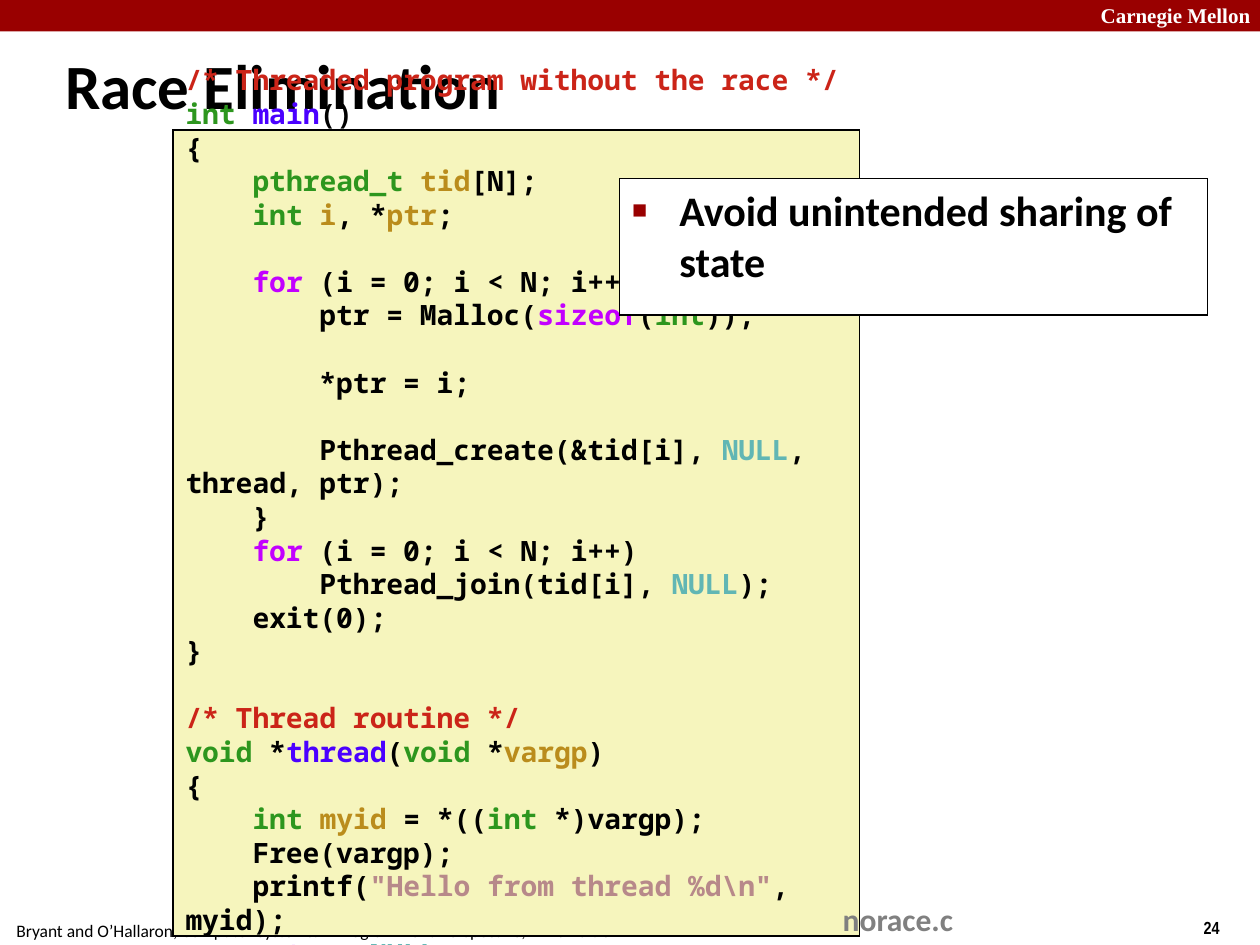
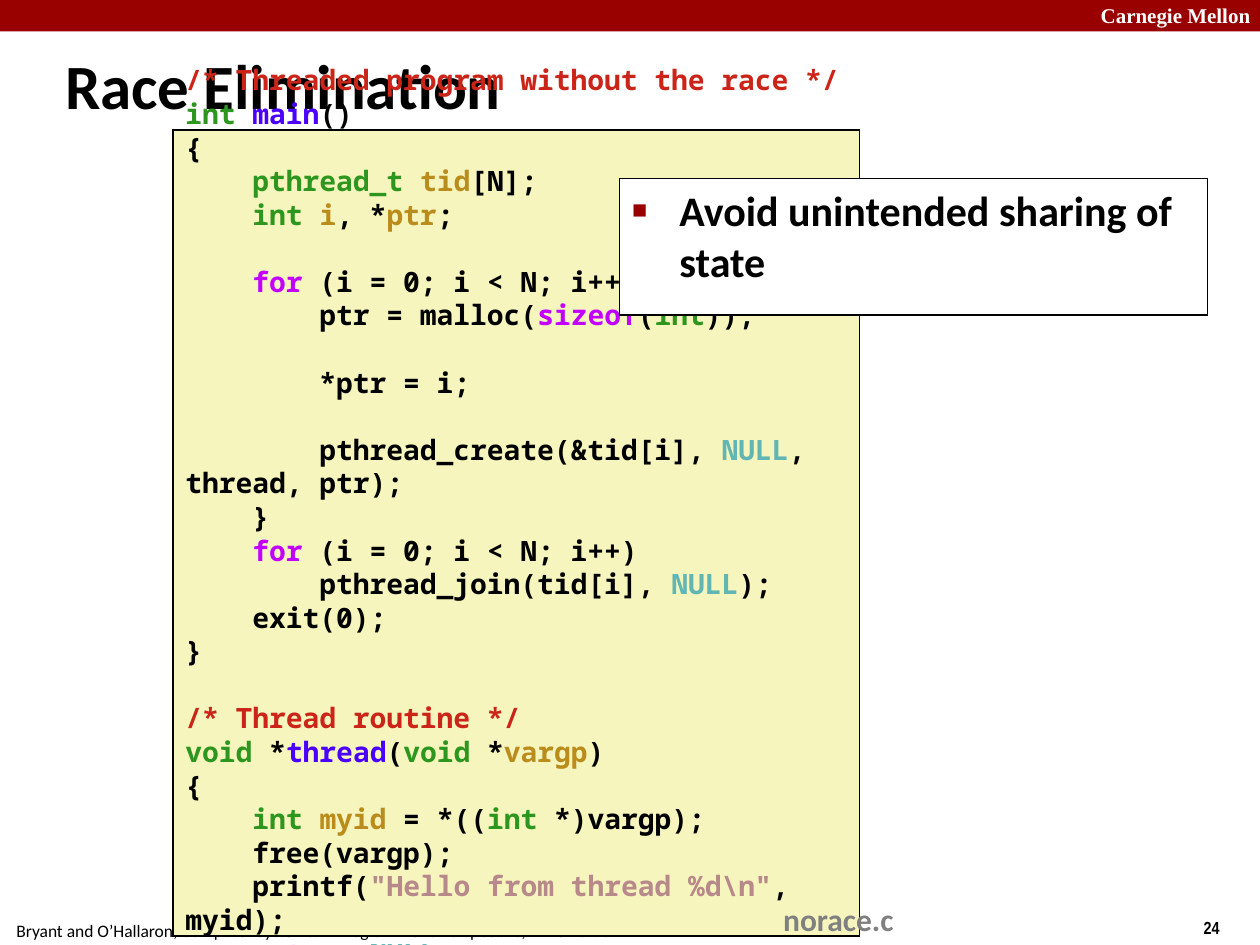
Before and after one commit to diku-dk/hpps-e2023-pub, a slide deck: slide 24 of material/6-l-2/concurrent programming II.odp. Drawn at 1260x945 pixels with LibreOffice and Linux fonts; fonts in the diff are those of the drawing. Boxes give left, top, right and bottom in pixels: in the first picture for what was removed or moved away, otherwise in the second. Text is boxed around its words. In the diff, an @@ line names an element or a change of style, - is before the commit and + after.

```diff
--- a/material/6-l-2/concurrent programming II.odp
+++ b/material/6-l-2/concurrent programming II.odp
@@ text in rectangle at (x1=319, y1=299, x2=755, y2=332): text changed @@
-ptr = Malloc(sizeof(int));
+ptr = malloc(sizeof(int));
@@ text in rectangle at (x1=185, y1=438, x2=806, y2=500): text changed @@
-Pthread_create(&tid[i], NULL, thread, ptr);
+pthread_create(&tid[i], NULL, thread, ptr);
@@ text in rectangle at (x1=319, y1=572, x2=772, y2=601): text changed @@
-Pthread_join(tid[i], NULL);
+pthread_join(tid[i], NULL);
@@ text in rectangle at (x1=252, y1=841, x2=453, y2=870): text changed @@
-Free(vargp);
+free(vargp);
@@ text "norace.c" moved from (x1=843, y1=905, x2=953, y2=937) to (x1=783, y1=905, x2=893, y2=939) @@
```
Also in this commit, not shown: 9 other slides changed, 10 other files.
